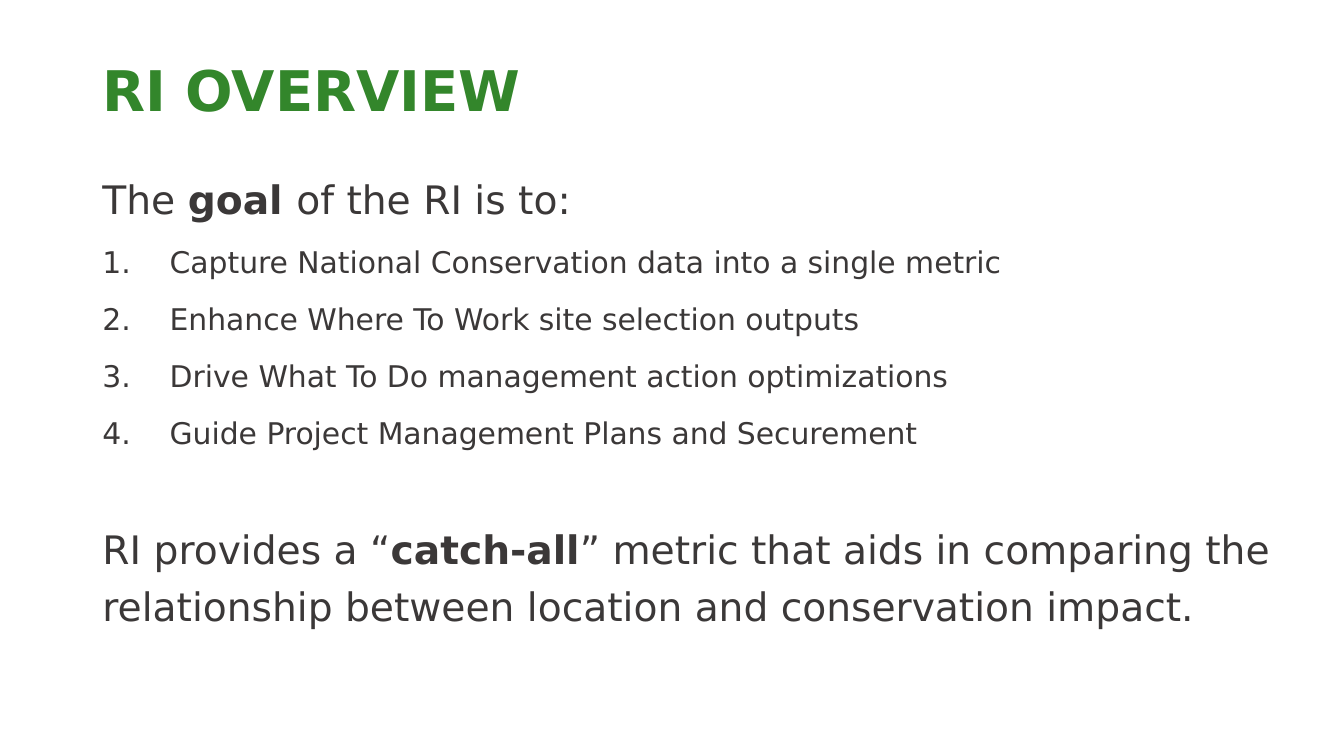
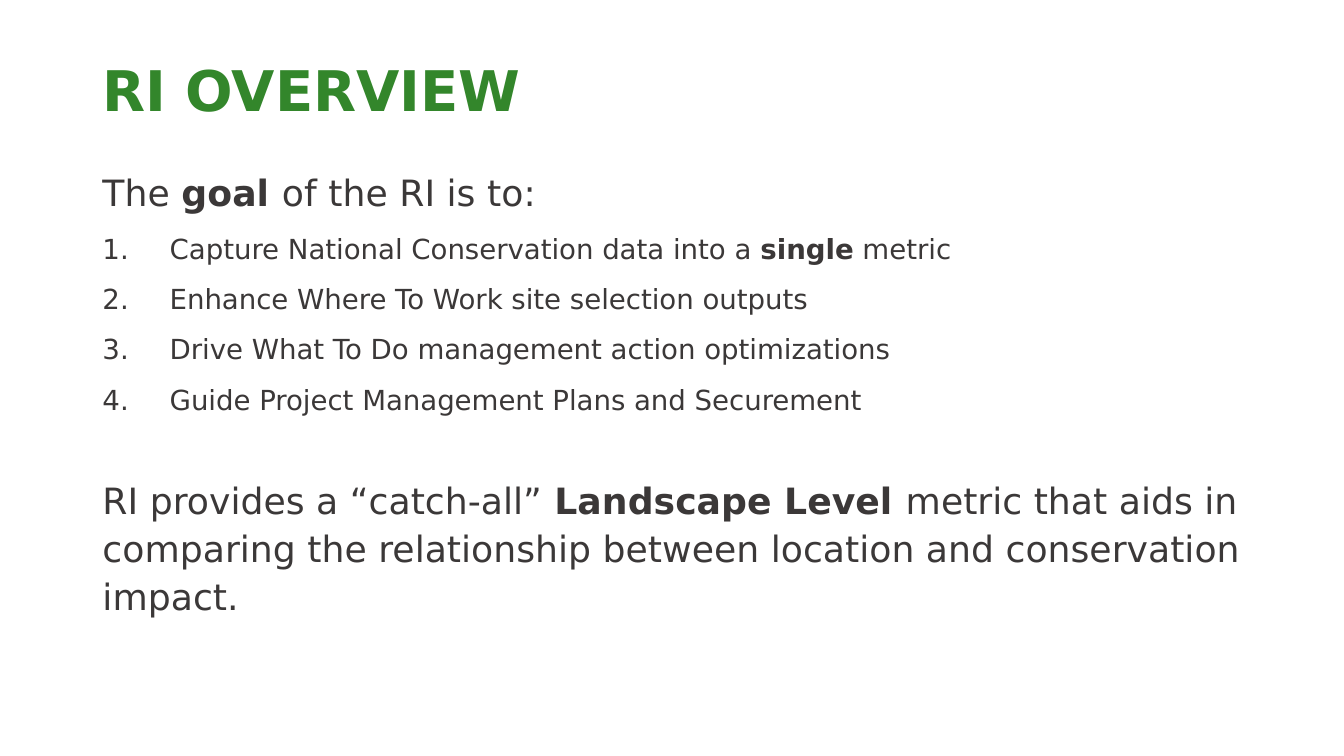
Before and after one commit to NCC-CNC/RI-proto, a slide deck: slide 2 of www/RI_GUIDE.pptx. Drawn at 1344x756 pixels with LibreOffice and Linux fonts; fonts in the diff are those of the drawing; background and template pictures are left out. Boxes give left, top, right and bottom in pixels: in the first picture for what was removed or moved away, otherwise in the second. Text is boxed around its words. In the diff, an @@ line names an element or a change of style, - is before the commit and + after.

```diff
--- a/www/RI_GUIDE.pptx
+++ b/www/RI_GUIDE.pptx
@@ text at bbox=[102, 178, 951, 416]: size 21 to 19.4 pt in "The goal of the RI is to:"; size 16 to 14.8 pt in "Capture National Conservation data into a single ...", "Enhance Where To Work site selection outputs", "Drive What To Do management action optimizations", "Guide Project Management Plans and Securement"; bold on in "single"; line spacing 1.2 to 1.1 @@
@@ text at bbox=[102, 486, 1240, 618]: text changed; size 21 to 19.4 pt @@
-RI provides a “catch-all” metric that aids in comparing the relationship between location and conservation impact.
+RI provides a “catch-all” Landscape Level metric that aids in comparing the relationship between location and conservation impact.
```
Also in this commit, not shown: 2 other slides changed, 1 other file.
